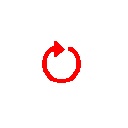
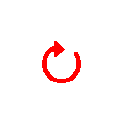
Layered file, before and after one edit (128×128). Changes by layer:
added layer "Half" above "Circle" over [68, 47, 77, 54]
renamed "Pasted Layer" to "Circle", hid it over [68, 47, 77, 54]
